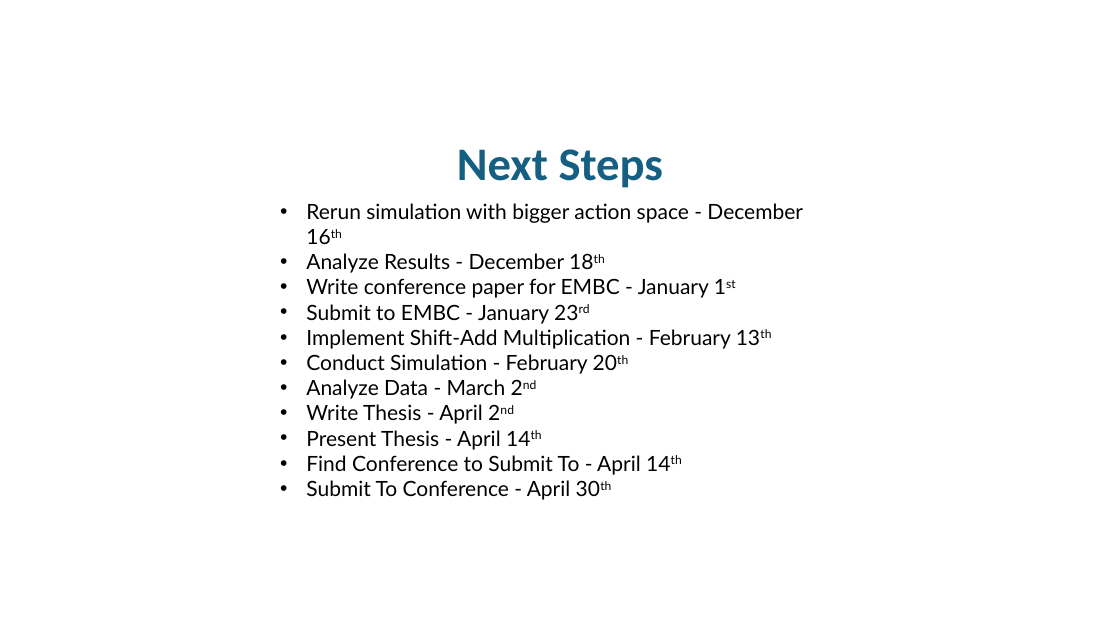
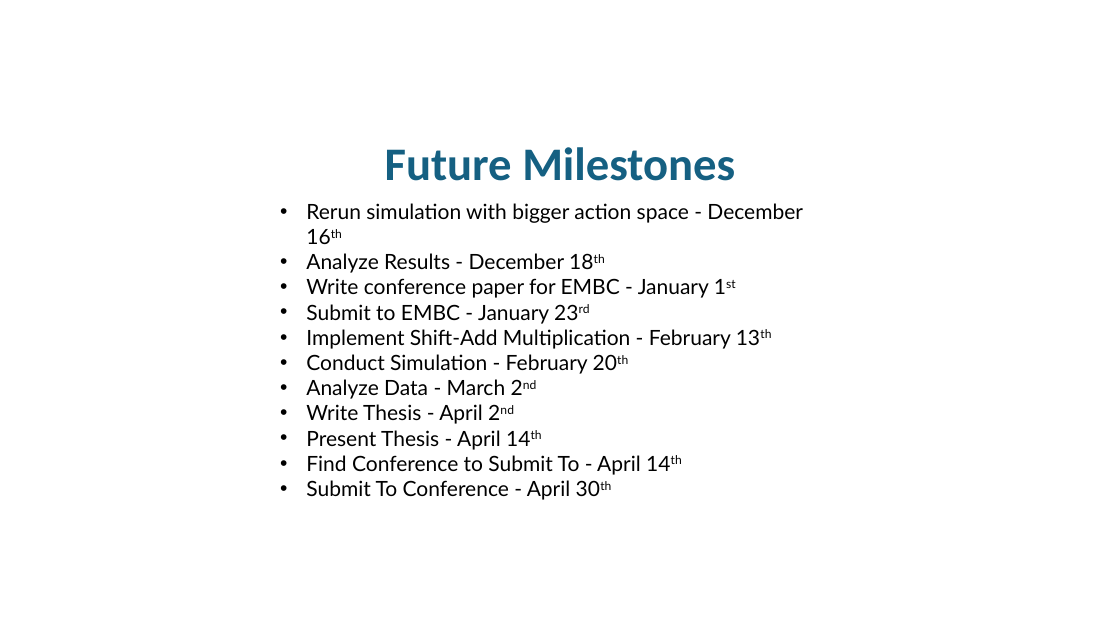
Before and after one commit to thesixtium/gru-hardware-implementation-and-optimization, a slide deck: slide 12 of Thesis Proposal Defence.pptx. Drawn at 1120x630 pixels with LibreOffice and Linux fonts; fonts in the diff are those of the drawing; background and template pictures are left out. Boxes give left, top, right and bottom in pixels: in the first picture for what was removed or moved away, otherwise in the second. Text is boxed around its words. In the diff, an @@ line names an element or a change of style, - is before the commit and + after.

```diff
--- a/Thesis Proposal Defence.pptx
+++ b/Thesis Proposal Defence.pptx
@@ title at (385,147,735,181): text changed @@
-Next Steps
+Future Milestones
```
Also in this commit, not shown: 5 other slides changed, 2 slides added, 2 slides removed, 5 other files.
